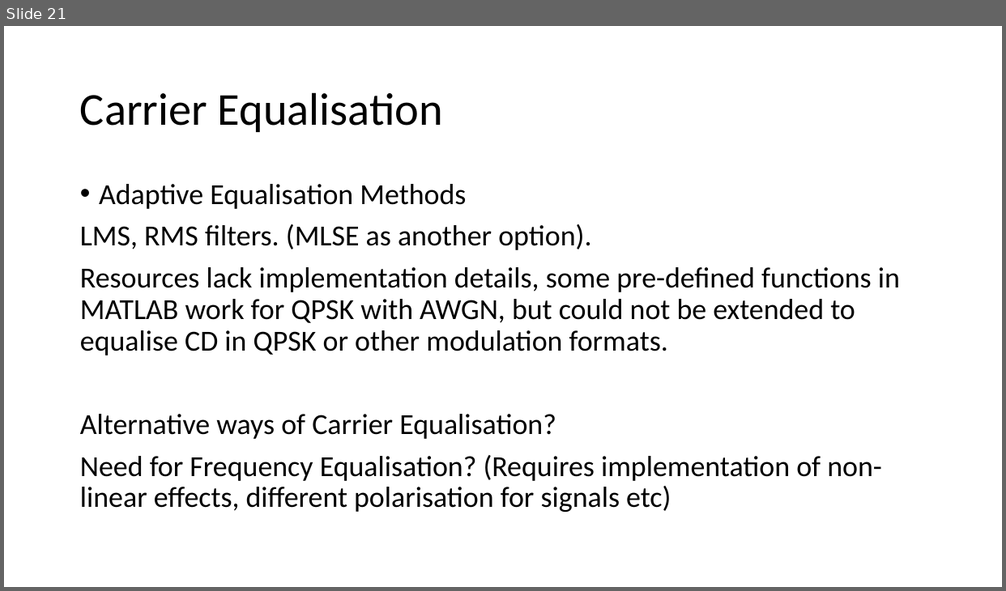
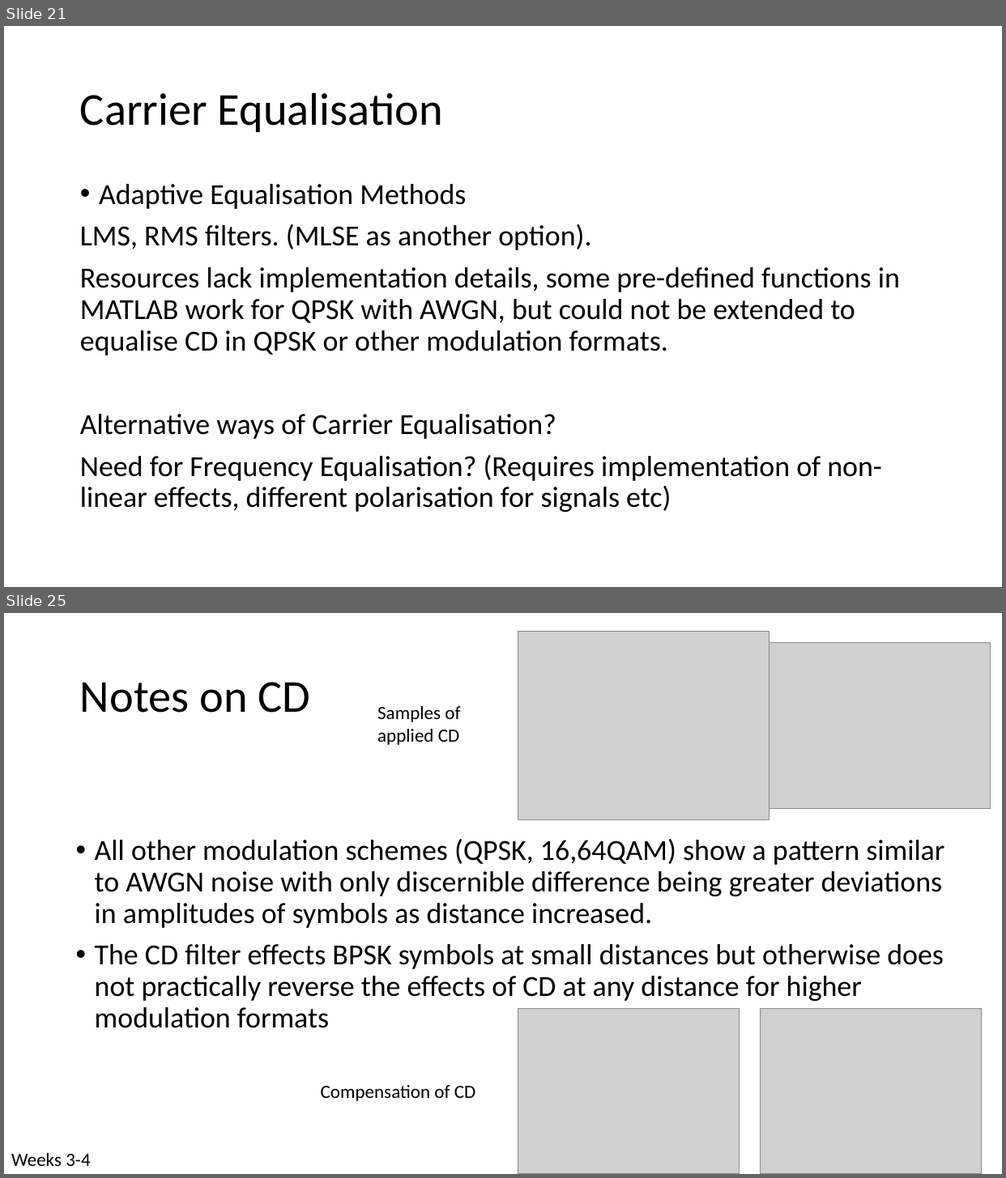
Before and after one commit to Emc54/CoherentTransceivers, a slide deck: Master's meetings presentation.pptx. Shown one above the other, each under a label of ours: slide 21 before the commit, slides 21 and 25 after it; the slides between them are not shown. The pictures are 1006x591 and 1006x1178 pixels, drawn with LibreOffice and Linux fonts; fonts in the diff are those of the drawing; grey boxes stand for pictures. Boxes give left, top, right and bottom in pixels: in the first picture for what was removed or moved away, otherwise in the second. Text is boxed around its words. In the diff, an @@ line names an element or a change of style, - is before the commit and + after.

Commit message:
Introducing Adaptive Equalisation, experimenting with CD filtering

```diff
--- a/Master's meetings presentation.pptx
+++ b/Master's meetings presentation.pptx
@@ slide 25 added at <box>4,613,1002,1174</box>, background #FFFFFF @@
@@ picture added at <box>518,632,769,820</box> @@
@@ picture added at <box>769,643,991,809</box> @@
@@ title added at <box>80,682,310,713</box>, 44 pt, text #000000 @@
+Notes on CD
@@ text added at <box>377,706,460,745</box>, 18 pt, text #000000 @@
+Samples of applied CD
@@ text added at <box>95,839,944,1029</box>, 28 pt, text #000000 @@
+• All other modulation schemes (QPSK, 16,64QAM) show a pattern similar to AWGN noise with only discernible difference being greater deviations in amplitudes of symbols as distance increased.
+• The CD filter effects BPSK symbols at small distances but otherwise does not practically reverse the effects of CD at any distance for higher modulation formats
@@ picture added at <box>518,1008,739,1174</box> @@
@@ picture added at <box>761,1008,982,1174</box> @@
@@ text added at <box>321,1085,476,1101</box>, 18 pt, text #000000 @@
+Compensation of CD
@@ text added at <box>11,1153,90,1166</box>, 18 pt, text #000000 @@
+Weeks 3-4
```
Also in this commit, not shown: 7 other slides added, 6 other files.
